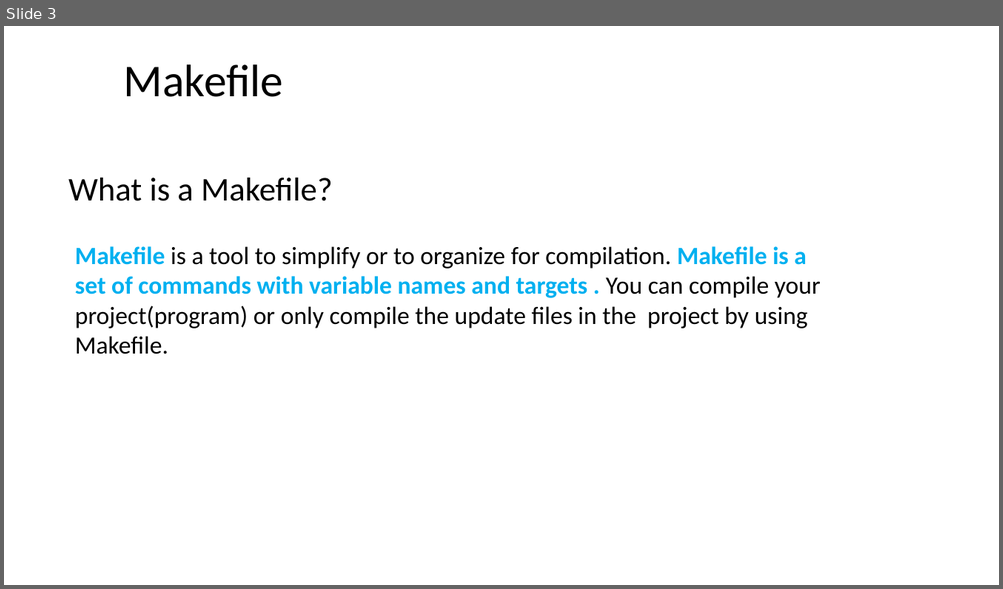
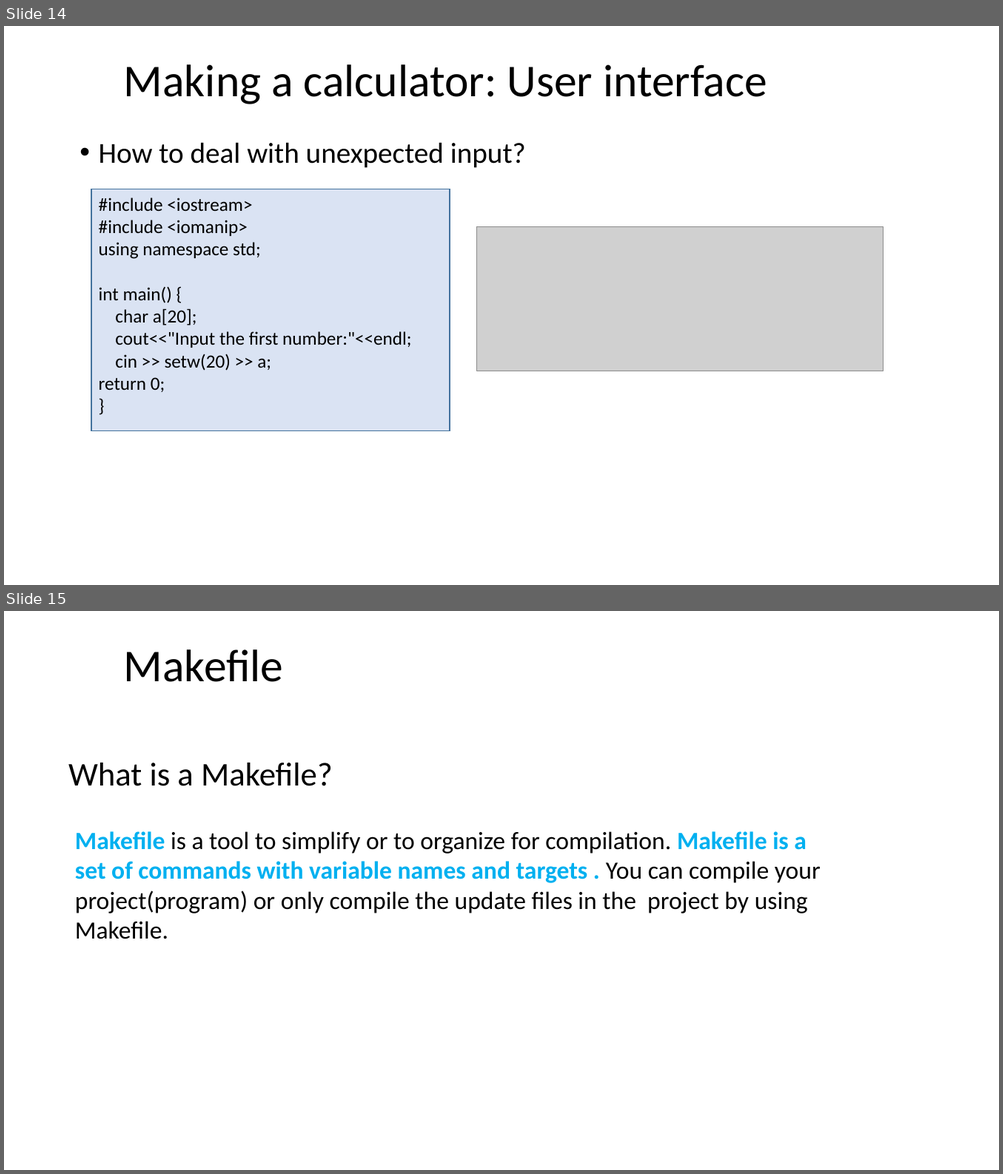
Before and after one commit to dayekuaipao/CPPLearning, a slide deck: week03/Lab03.pptx. Shown one above the other, each under a label of ours: slide 3 before the commit, slides 14 and 15 after it. The pictures are 1003x589 and 1003x1174 pixels, drawn with LibreOffice and Linux fonts; fonts in the diff are those of the drawing; grey boxes stand for pictures; background and template pictures are left out. Boxes give left, top, right and bottom in pixels: in the first picture for what was removed or moved away, otherwise in the second. Text is boxed around its words. In the diff, an @@ line names an element or a change of style, - is before the commit and + after.

```diff
--- a/week03/Lab03.pptx
+++ b/week03/Lab03.pptx
@@ slide 14 added at bbox=[4, 26, 999, 585], background #FFFFFF @@
@@ title added at bbox=[124, 64, 767, 104], 44 pt, text #000000 @@
+Making a calculator: User interface
@@ text added at bbox=[99, 142, 526, 168], 28 pt, text #000000 @@
+• How to deal with unexpected input?
@@ rectangle added at bbox=[91, 190, 449, 432], fill #DAE3F3, outline #43739E 1 pt @@
@@ text added at bbox=[99, 198, 411, 392], 18 pt, text #000000 @@
+#include <iostream>
+#include <iomanip>
+using namespace std;
+int main() {
+char a[20];
+cout<<"Input the first number:"<<endl;
+cin >> setw(20) >> a;
+return 0;
+}
@@ picture added at bbox=[477, 227, 884, 372] @@
@@ what was slide 3 is now slide 15 @@
```
Also in this commit, not shown: 3 slides changed, 11 other slides added.
